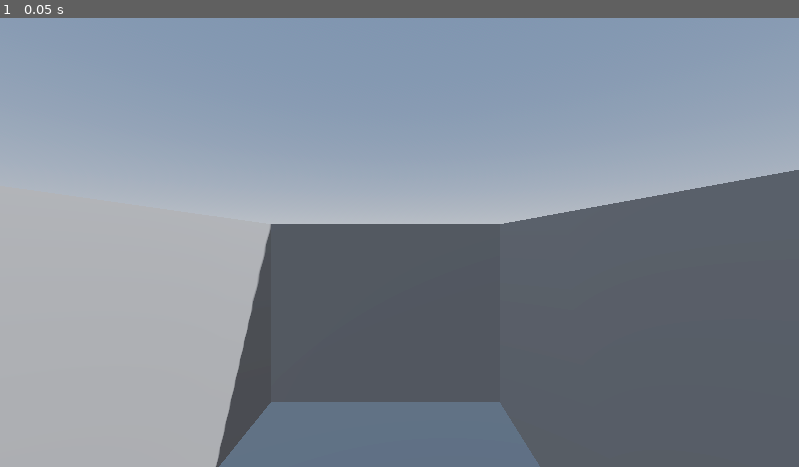
Above: before the commit, frame 1.
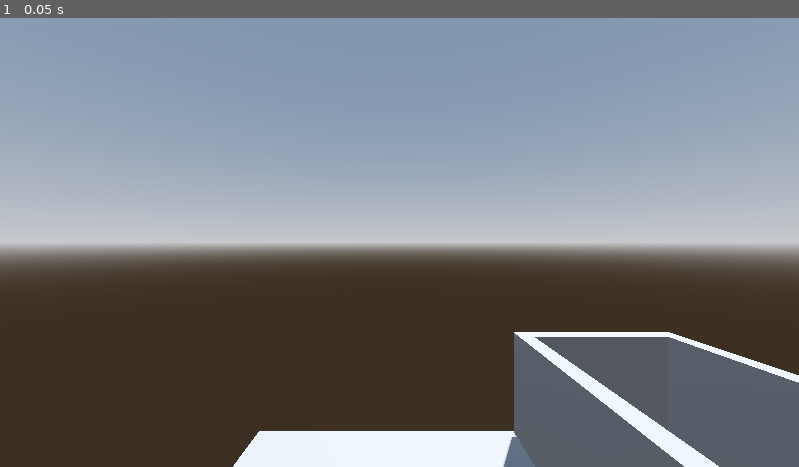
Above: after the commit, the same moment.

Repository: AdilDevStuff/PlayAtCamPos
Game: Godot game, scene res://Demo/demo_scene.tscn
Two runs of this game, one before a commit and one after it. Both use one fixed random seed, a clock stepped at 60 frames per second and the inputs below.
Inputs:
- Up to frame 1 (0.05 s): no input

The runs differ from the first frame. In frame 1, 45% of the frame differs, in the area x 0-100%, y 33-100%.

Commit message:
added icon.svg

Diff:
--- a/Demo/demo_scene.tscn
+++ b/Demo/demo_scene.tscn
@@ -54,7 +54,7 @@
 size = Vector3(11, 8, 1)
 
 [node name="Player" type="CharacterBody3D" parent="."]
-transform = Transform3D(1, 0, 0, 0, 1, 0, 0, 0, 1, 9.55956, 6.19618, 5.63004)
+transform = Transform3D(1, 0, 0, 0, 1, 0, 0, 0, 1, -4.56494, 13.264, 13.8258)
 metadata/_edit_group_ = true
 
 [node name="MeshInstance3D" type="MeshInstance3D" parent="Player"]
--- a/project.godot
+++ b/project.godot
@@ -17,7 +17,7 @@
 config/name="PlayAtCamPosDemo"
 run/main_scene="res://Demo/demo_scene.tscn"
 config/features=PackedStringArray("4.3")
-config/icon="res://Demo/icon.png"
+config/icon="res://icon.svg"
 
 [dotnet]
 
Renamed: addons/PlayAtCamPos/icon.svg -> icon.svg
Not shown, added: icon.svg.import
